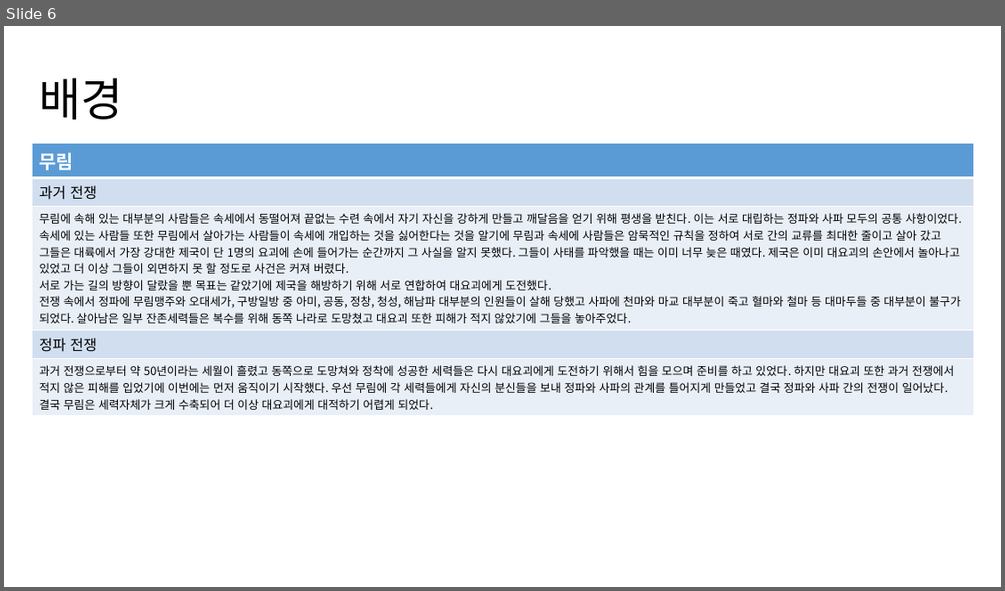
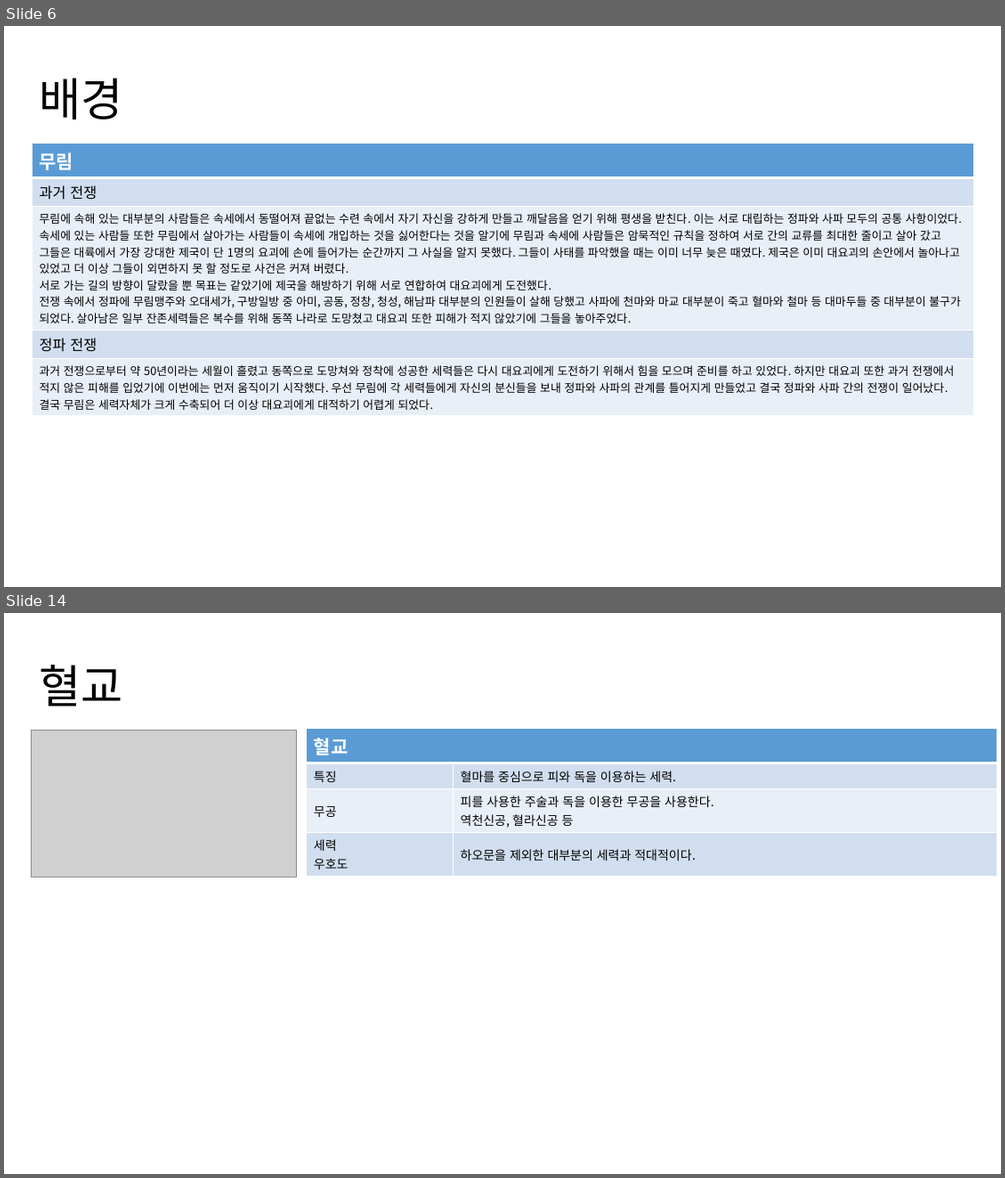
Before and after one commit to yjk0401/unityenginebasic_9th, a slide deck: 기획/세력 기획서.pptx. Shown one above the other, each under a label of ours: slide 6 before the commit, slides 6 and 14 after it; the slides between them are not shown. The pictures are 1005x591 and 1005x1178 pixels, drawn with LibreOffice and Linux fonts; fonts in the diff are those of the drawing; grey boxes stand for pictures. Boxes give left, top, right and bottom in pixels: in the first picture for what was removed or moved away, otherwise in the second. Text is boxed around its words. In the diff, an @@ line names an element or a change of style, - is before the commit and + after.

```diff
--- a/기획/세력 기획서.pptx
+++ b/기획/세력 기획서.pptx
@@ slide 14 added at (4,613,1001,1174), background #FFFFFF @@
@@ title added at (39,665,122,706), 44 pt, text #000000 @@
+혈교
@@ picture added at (32,730,297,877) @@
@@ table added at (306,729,997,873), 4 rows, 2 columns @@
+혈교 | 
+특징 | 혈마를 중심으로 피와 독을 이용하는 세력.
+무공 | 피를 사용한 주술과 독을 이용한 무공을 사용한다. / 역천신공, 혈라신공 등
+세력 / 우호도 | 하오문을 제외한 대부분의 세력과 적대적이다.
```
Also in this commit, not shown: 4 slides changed, 7 other slides added, 1 slide removed, 1 other file.
